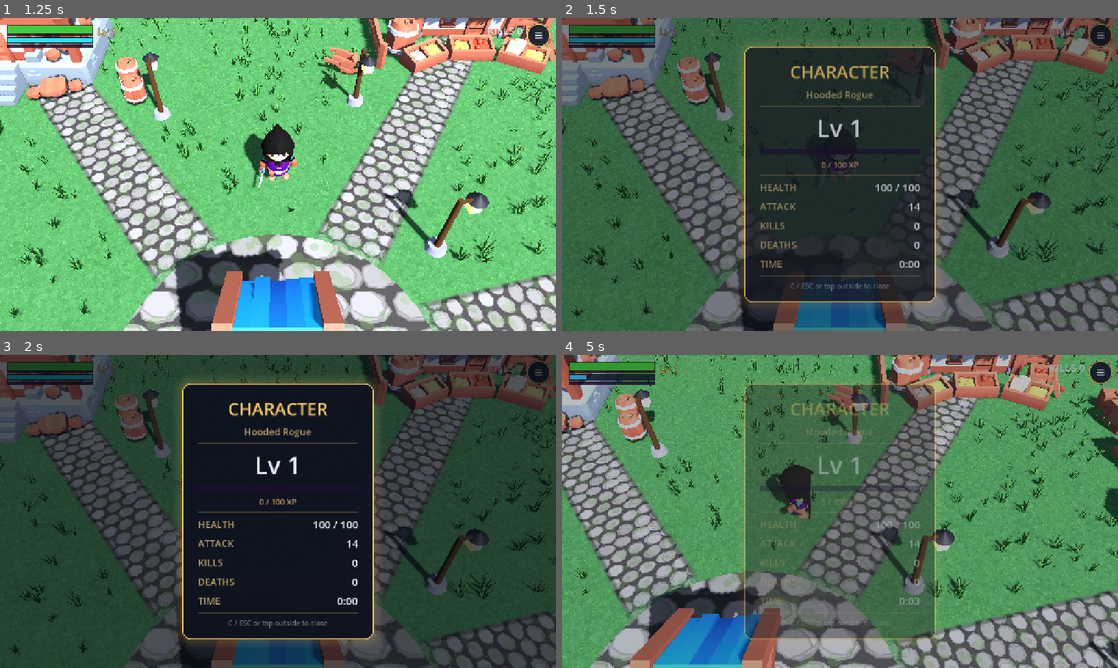
Above: before the commit, frames 1-4 (two rows, left to right).
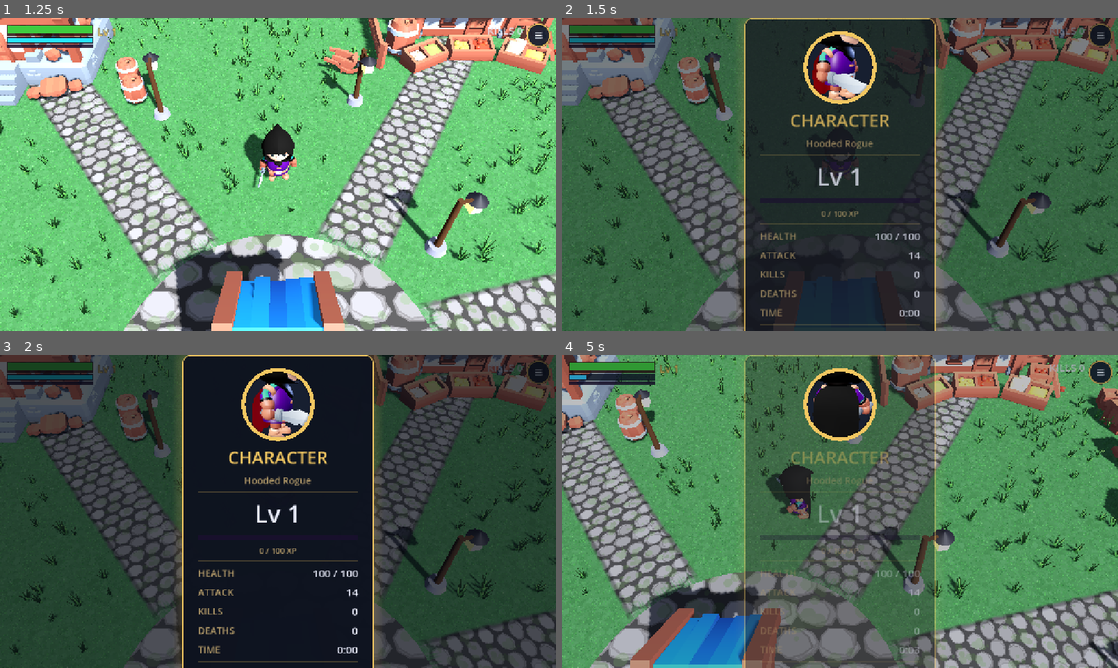
Above: after the commit, the same moments.

Repository: OuterHeavenX/godot-2.5D-rpg
Game: Godot game, scene res://src/world/main.tscn
Two runs of this game, one before a commit and one after it. Both use one fixed random seed, a clock stepped at 60 frames per second and the inputs below.
Inputs (mouse positions are in pixels of both pictures, inside the frame that each line leads up to):
- Up to frame 1 (1.25 s): click "PLAY" at 0.5 s
- Up to frame 2 (1.5 s): drag from (1101, 36) to (895, 105) at 1.27 s
- Up to frame 3 (2 s): no input
- Up to frame 4 (5 s): drag from (728, 527) to (812, 574) at 2.02 s; move the mouse to (895, 442) at 2.77 s; hold D (move_right) 2.78-3.5 s; tap F (sprint) at 2.85 s; click (895, 442) at 2.92 s; drag from (812, 574) to (673, 464) at 3.52 s; move the mouse to (1006, 558) at 4.27 s; hold A (move_left) from 4.28 s (still down); tap Shift (dodge) at 4.35 s; click (1006, 558) at 4.42 s; tap C (menu) at 4.9 s

Frame 1 is identical in both runs. In frame 2, 10% of the frame differs, in the area x 32-68%, y 0-100%; in frame 3, 11%; in frame 4, 9.5%.

Commit message:
Character menu: live 3D rogue portrait on a turntable, gold-ringed circle

Diff:
--- a/src/ui/char_menu.gd
+++ b/src/ui/char_menu.gd
@@ -6,6 +6,7 @@
 const GOLD := Color(0.95, 0.78, 0.38)
 const GOLD_DIM := Color(0.72, 0.62, 0.42)
 const INK := Color(0.93, 0.94, 1.0)
+const PORTRAIT := preload("res://src/ui/portrait.gd")
 
 var _panel_root: Control
 var _menu_btn: ActionButton
@@ -112,6 +113,9 @@
 	vbox.add_theme_constant_override("separation", 10)
 	panel.add_child(vbox)
 
+	# Live 3D portrait.
+	vbox.add_child(PORTRAIT.new())
+
 	# Title.
 	var title := _label("CHARACTER", 40, GOLD)
 	vbox.add_child(title)
--- /dev/null
+++ b/src/ui/portrait.gd
@@ -0,0 +1,101 @@
+extends Control
+## Live 3D portrait: the actual KayKit rogue rig on a slow turntable,
+## rendered in a SubViewport and masked to a gold-ringed circle.
+## Inherits PROCESS_MODE_ALWAYS from the character menu, so it keeps
+## spinning while the game is paused.
+
+const ROGUE_SCENE := preload("res://src/player/rogue_hooded.glb")
+const HOOD_SHADER := preload("res://src/player/hood_two_tone.gdshader")
+const CAPE_SHADER := preload("res://src/player/cape_two_tone.gdshader")
+const ROGUE_TEXTURE := preload("res://src/player/rogue_hooded_rogue_texture.png")
+const CIRCLE_SHADER := preload("res://src/ui/portrait_circle.gdshader")
+const HIDDEN_PROPS := ["Knife_Offhand", "1H_Crossbow", "2H_Crossbow", "Throwable"]
+
+var _rig: Node3D
+
+func _ready() -> void:
+	custom_minimum_size = Vector2(168, 168)
+	size_flags_horizontal = Control.SIZE_SHRINK_CENTER
+
+	var viewport := SubViewport.new()
+	viewport.own_world_3d = true
+	viewport.size = Vector2i(256, 256)
+	viewport.render_target_update_mode = SubViewport.UPDATE_ALWAYS
+	add_child(viewport)
+	_build_3d(viewport)
+
+	var tex := TextureRect.new()
+	tex.texture = viewport.get_texture()
+	tex.set_anchors_preset(Control.PRESET_FULL_RECT)
+	tex.expand_mode = TextureRect.EXPAND_IGNORE_SIZE
+	tex.stretch_mode = TextureRect.STRETCH_KEEP_ASPECT_COVERED
+	var mat := ShaderMaterial.new()
+	mat.shader = CIRCLE_SHADER
+	tex.material = mat
+	# Don't let the portrait eat clicks meant for the dim behind it.
+	tex.mouse_filter = Control.MOUSE_FILTER_IGNORE
+	add_child(tex)
+	mouse_filter = Control.MOUSE_FILTER_IGNORE
+
+func _process(delta: float) -> void:
+	if _rig != null:
+		_rig.rotation.y += delta * 0.55
+
+func _build_3d(viewport: SubViewport) -> void:
+	# Soft studio backdrop.
+	var world_env := WorldEnvironment.new()
+	var e := Environment.new()
+	e.background_mode = Environment.BG_COLOR
+	e.background_color = Color(0.09, 0.12, 0.19)
+	e.ambient_light_source = Environment.AMBIENT_SOURCE_COLOR
+	e.ambient_light_color = Color(0.72, 0.74, 0.86)
+	e.ambient_light_energy = 0.85
+	e.tonemap_mode = Environment.TONE_MAPPER_ACES
+	world_env.environment = e
+	viewport.add_child(world_env)
+
+	var sun := DirectionalLight3D.new()
+	sun.rotation_degrees = Vector3(-38, -32, 0)
+	sun.light_energy = 1.25
+	sun.shadow_enabled = false
+	viewport.add_child(sun)
+
+	var fill := DirectionalLight3D.new()
+	fill.rotation_degrees = Vector3(-20, 140, 0)
+	fill.light_color = Color(0.6, 0.7, 1.0)
+	fill.light_energy = 0.45
+	fill.shadow_enabled = false
+	viewport.add_child(fill)
+
+	var cam := Camera3D.new()
+	cam.position = Vector3(0, 1.08, 2.35)
+	cam.fov = 38.0
+	cam.current = true
+	viewport.add_child(cam)
+	cam.look_at(Vector3(0, 0.74, 0))
+
+	_rig = ROGUE_SCENE.instantiate() as Node3D
+	viewport.add_child(_rig)
+	# Keep only the dagger, like the in-game player.
+	for prop_name in HIDDEN_PROPS:
+		var prop := _rig.find_child(prop_name) as MeshInstance3D
+		if prop != null:
+			prop.visible = false
+	_apply_two_tone()
+	var anim := _rig.find_child("AnimationPlayer") as AnimationPlayer
+	if anim != null:
+		anim.play("Idle")
+
+## Same black-outside / red-inside hood and cape as the in-game player.
+func _apply_two_tone() -> void:
+	var head := _rig.find_child("Rogue_Head_Hooded") as MeshInstance3D
+	if head != null:
+		var hood_mat := ShaderMaterial.new()
+		hood_mat.shader = HOOD_SHADER
+		hood_mat.set_shader_parameter("albedo_tex", ROGUE_TEXTURE)
+		head.set_surface_override_material(0, hood_mat)
+	var cape := _rig.find_child("Rogue_Cape") as MeshInstance3D
+	if cape != null:
+		var cape_mat := ShaderMaterial.new()
+		cape_mat.shader = CAPE_SHADER
+		cape.set_surface_override_material(0, cape_mat)
--- /dev/null
+++ b/src/ui/portrait_circle.gdshader
@@ -0,0 +1,24 @@
+shader_type canvas_item;
+// Circular portrait mask with a gold ring.
+
+uniform vec4 ring_color : source_color = vec4(0.95, 0.78, 0.38, 1.0);
+
+void fragment() {
+	vec2 d = UV - vec2(0.5);
+	float r = length(d) * 2.0; // 0 at center, 1 at edge
+	if (r > 1.0) {
+		discard;
+	}
+	vec4 tex = texture(TEXTURE, UV);
+	vec3 col = tex.rgb;
+	float a = tex.a;
+	if (r > 0.90) {
+		col = ring_color.rgb;
+		a = ring_color.a;
+	} else if (r > 0.84) {
+		// Soft inner shadow for depth.
+		float t = (r - 0.84) / 0.06;
+		col = mix(col, col * 0.55, t * 0.6);
+	}
+	COLOR = vec4(col, a);
+}
Not shown, added: src/ui/portrait.gd.uid
Not shown, added: src/ui/portrait_circle.gdshader.uid
Not shown, changed: docs/index.html
Not shown, changed: docs/index.pck
